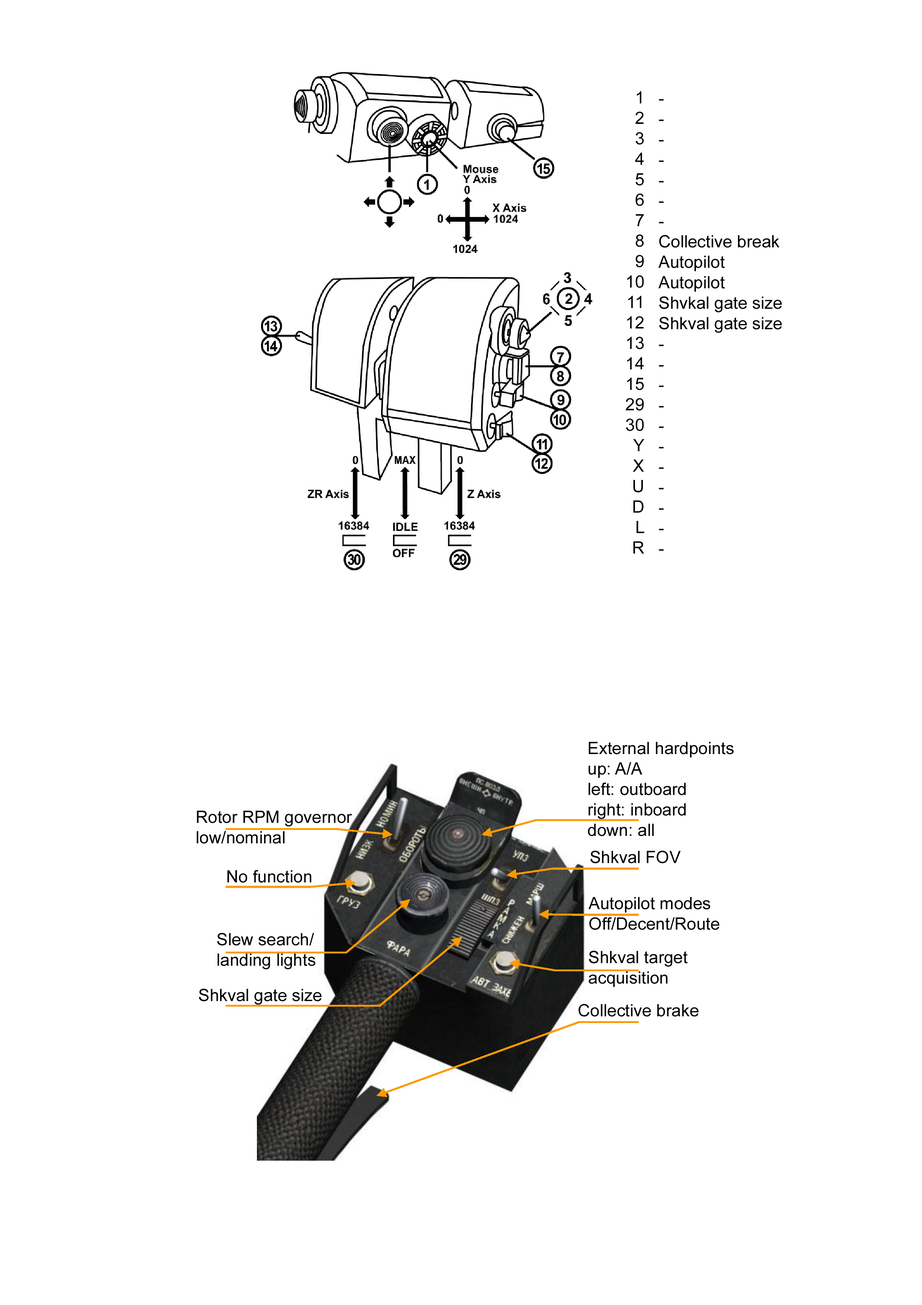
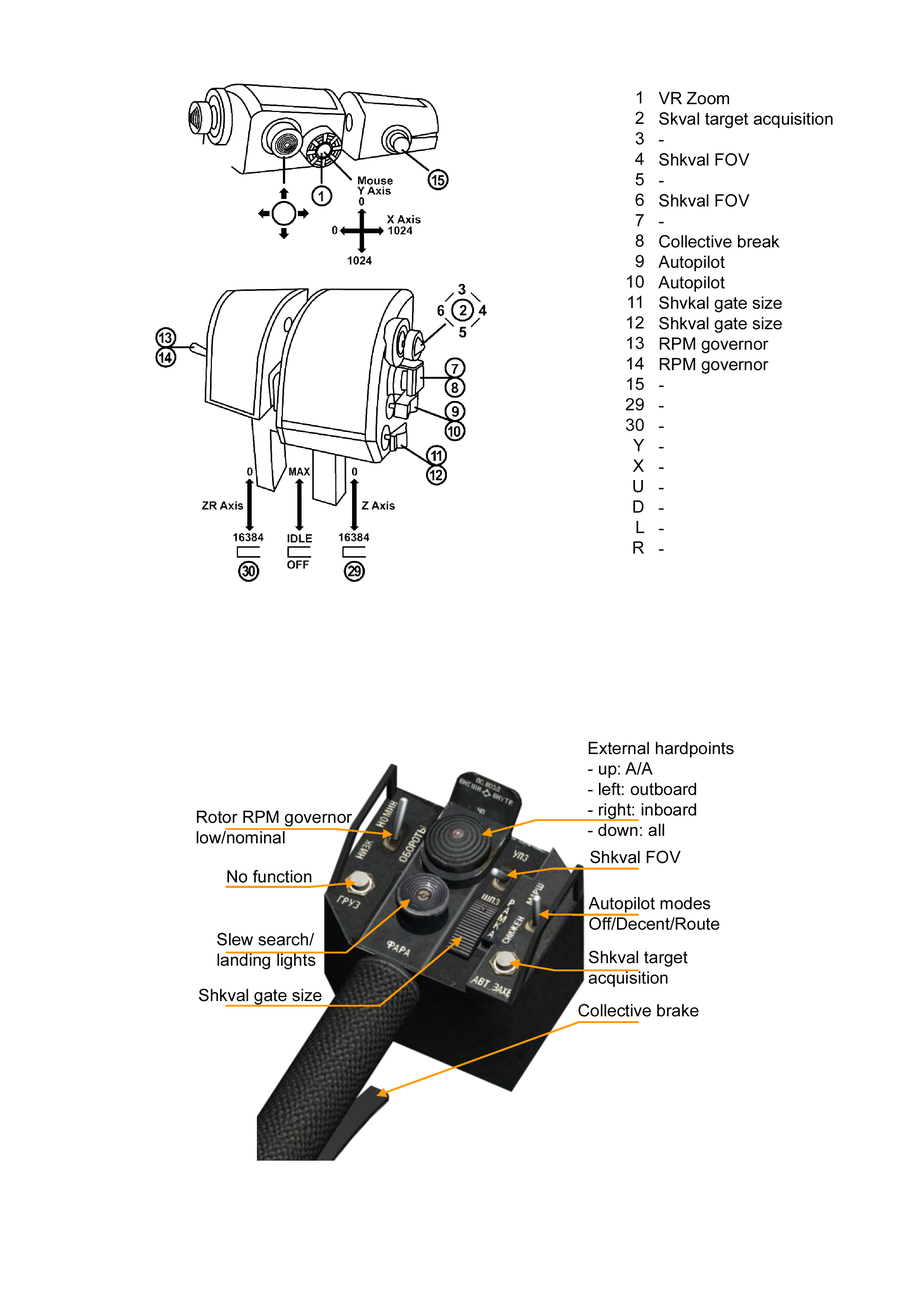
Revision of a layered (922, 1305) image; what changed, layer by layer:
added layer "Wathog throttle" above "Button names" over [155, 83, 487, 582]
renamed "- - - - - - - Collective break Autopilot Autopilot Shvkal gate" to "Button names", painted on it over [658, 91, 834, 374]
removed layer "Layer 2" from group "Group 1" over [256, 70, 593, 573]
renamed "External hardpoints up: A/A left: outboard right: inboard down:" to "External hardpoints - up: A/A - left: outboard - right: inboard", painted on it over [587, 761, 697, 837]
moved "Layer 1" out of group "Group 1", painted on it over [256, 758, 639, 1161]
